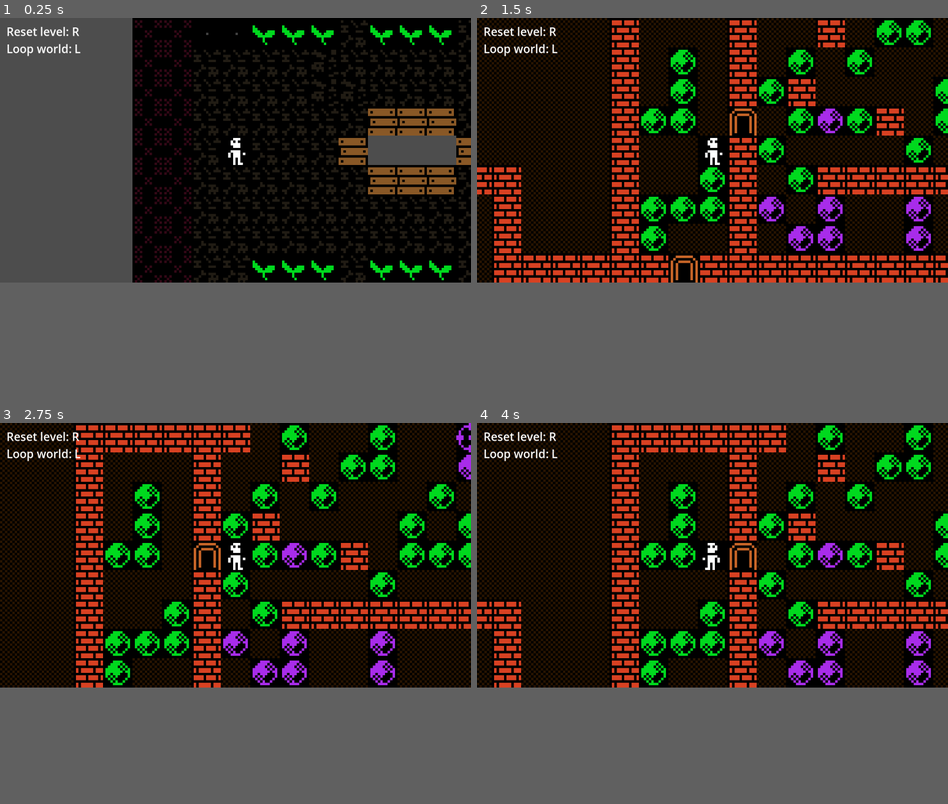
Above: before the commit, frames 1-4 (two rows, left to right).
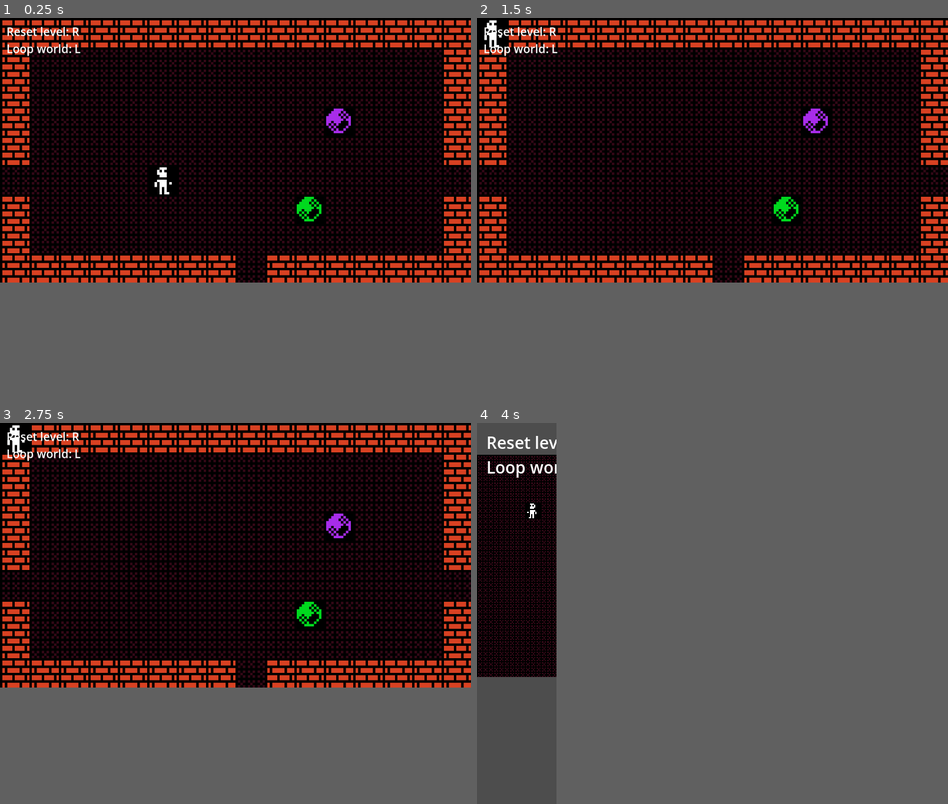
Above: after the commit, the same moments.

Repository: janhrastnik/gmtk2025
Game: Godot game, scene res://scenes/room_resolution_test.tscn
Two runs of this game, one before a commit and one after it. Both use one fixed random seed, a clock stepped at 60 frames per second and the inputs below. Before the commit the project starts from res://scenes/Lab_world.tscn.
Inputs:
- Up to frame 1 (0.25 s): no input
- Up to frame 2 (1.5 s): tap Enter at 0.5 s; hold D (right) 0.53-1.28 s; hold L (loop) 0.53-1.28 s; tap R (reset) at 1.25 s; hold S (down) from 1.28 s (still down); tap L (loop) at 1.35 s
- Up to frame 3 (2.75 s): tap R (reset) at 2 s; release S (down) at 2.03 s; hold D (right) from 2.03 s (still down); hold L (loop) from 2.03 s (still down)
- Up to frame 4 (4 s): tap R (reset) at 2.75 s; release D (right) at 2.78 s; release L (loop) at 2.78 s; hold W (up) 2.78-3.53 s; tap L (loop) at 2.85 s; hold A (left) from 3.53 s (still down); hold L (loop) from 3.53 s (still down)
In our replay, in frame 4 the window is 800x450 before the commit and 135x648 after it. These sizes can differ from the game's own. Grey fills any space a smaller window leaves; there, only what the larger window draws over its background counts as a difference.

The runs differ from the first frame. In frame 1, 42% of the frame differs, in the area x 0-100%, y 0-70%; in frame 2, 30%; in frame 3, 32%; in frame 4, 34%.

Commit message:
level_area now fetches the rocks that belong to it

Diff:
--- a/project.godot
+++ b/project.godot
@@ -11,7 +11,7 @@
 [application]
 
 config/name="gmtk2025"
-run/main_scene="uid://dg5qgpvblwkmw"
+run/main_scene="uid://cexi6aq2u2acm"
 config/features=PackedStringArray("4.4", "Forward Plus")
 config/icon="res://icon.svg"
 
@@ -66,6 +66,11 @@
 "events": [Object(InputEventKey,"resource_local_to_scene":false,"resource_name":"","device":-1,"window_id":0,"alt_press …(195 unchanged characters)…
 ]
 }
+camera_toggle={
+"deadzone": 0.2,
+"events": [Object(InputEventKey,"resource_local_to_scene":false,"resource_name":"","device":-1,"window_id":0,"alt_pressed":false,"shift_pressed":false,"ctrl_pressed":false,"meta_pressed":false,"pressed":false,"keycode":0,"physical_keycode":67,"key_label":0,"unicode":99,"location":0,"echo":false,"script":null)
+]
+}
 
 [rendering]
 
--- a/scenes/interactable/reset_rock.gd
+++ b/scenes/interactable/reset_rock.gd
@@ -1,7 +1,7 @@
 class_name ResetRock
 extends Rock
 
-@export var level_name: String = ""
+# @export var level_name: String = ""
 
 var starting_position: Vector2 = Vector2.ZERO
 
@@ -14,5 +14,4 @@
 	#GameData.loop_events.connect(reset_state)
 
 func reset_state(level = ""):
-	if level_name == level:
-		position = starting_position
+	position = starting_position
--- a/scenes/interactable/rock.gd
+++ b/scenes/interactable/rock.gd
@@ -25,11 +25,8 @@
 	object_detect_area.add_child(col_shape)
 	add_child(object_detect_area)
 
-	print("init call")
 
 func _ready() -> void:
-	print("ready call")
-
 	check_collisions()
 
 func _physics_process(delta: float) -> void:
@@ -42,7 +39,7 @@
 func check_collisions():
 	if GameData.world_tilemap:
 
-		var pl_coords = Vector2i(floor(position.x/12), floor(position.y/12))
+		var pl_coords = Vector2i(floor(global_position.x/12), floor(global_position.y/12))
 
 		var up = GameData.world_tilemap.get_cell_tile_data(pl_coords - Vector2i(0, 1))
 		var down = GameData.world_tilemap.get_cell_tile_data(pl_coords + Vector2i(0, 1))
@@ -74,21 +71,21 @@
 				can_move_right = true
 
 func move_rock(pl: Player):
-	if position == pl.position - Vector2(0, 12.0) and can_move_up and not object_up:
+	if global_position == pl.position - Vector2(0, 12.0) and can_move_up and not object_up:
 		# player is below rock
-		position -= Vector2(0, 12.0)
+		global_position -= Vector2(0, 12.0)
 		pl.position -= Vector2(0, 12.0)
 		$AudioStreamPlayer.play()
-	elif position == pl.position + Vector2(0, 12.0) and can_move_down and not object_down:
-		position += Vector2(0, 12.0)
+	elif global_position == pl.position + Vector2(0, 12.0) and can_move_down and not object_down:
+		global_position += Vector2(0, 12.0)
 		pl.position += Vector2(0, 12.0)
 		$AudioStreamPlayer.play()
-	elif position == pl.position - Vector2(12.0, 0) and can_move_left and not object_left:
-		position -= Vector2(12.0, 0)
+	elif global_position == pl.position - Vector2(12.0, 0) and can_move_left and not object_left:
+		global_position -= Vector2(12.0, 0)
 		pl.position -= Vector2(12.0, 0)
 		$AudioStreamPlayer.play()
-	elif position == pl.position + Vector2(12.0, 0) and can_move_right and not object_right:
-		position += Vector2(12.0, 0)
+	elif global_position == pl.position + Vector2(12.0, 0) and can_move_right and not object_right:
+		global_position += Vector2(12.0, 0)
 		pl.position += Vector2(12.0, 0)
 		$AudioStreamPlayer.play()
 
@@ -108,11 +105,11 @@
 
 		#print("found object")
 
-		if parent.position == position - Vector2(0, 12.0):
+		if parent.global_position == global_position - Vector2(0, 12.0):
 			object_up = parent
-		elif parent.position == position + Vector2(0, 12.0):
+		elif parent.global_position == global_position + Vector2(0, 12.0):
 			object_down = parent
-		elif parent.position == position - Vector2(12.0, 0):
+		elif parent.global_position == global_position - Vector2(12.0, 0):
 			object_left = parent
-		elif parent.position == position + Vector2(12.0, 0):
+		elif parent.global_position == global_position + Vector2(12.0, 0):
 			object_right = parent
--- a/scenes/level_area.gd
+++ b/scenes/level_area.gd
@@ -10,7 +10,8 @@
 
 @onready var collision_shape: CollisionShape2D = $CollisionShape2D
 
-var is_first_physics_frame = true
+var has_fetched_objects = false
+var should_fetch_objects = false
 
 # a list of references to objects
 var level_objects = []
@@ -21,7 +22,7 @@
 		collision_shape.position = level_shape.size/2
 
 func _physics_process(delta: float) -> void:
-	if is_first_physics_frame:
+	if should_fetch_objects:
 		find_level_objects()
 
 func _on_shape_changed():
@@ -29,17 +30,35 @@
 	collision_shape.shape = level_shape
 	collision_shape.position = level_shape.size/2
 
-
 func _on_area_entered(area: Area2D) -> void:
 	var parent = area.get_parent()
 	if parent is Player:
 		# print("emited")
+		parent.current_level = self
 		parent.set_starting_level_position(parent.position)
 		GameData.camera_move_events.emit(position, level_shape.size)
+
+		# we didn't really need to find objects til now
+		if not has_fetched_objects:
+			should_fetch_objects = true
 
 func find_level_objects():
 	# We find objects that belong to this level. We do this so that when the player
 	# hits reset in a level, we know which objects to reset
 	for area in get_overlapping_areas():
-		pass
-	pass
+		var parent = area.get_parent()
+
+		print("found overlapping area")
+		print(parent)
+
+		if parent is ResetRock:
+			level_objects.append(parent)
+
+	has_fetched_objects = true
+	should_fetch_objects = false
+
+func reset_level_objects():
+	for object in level_objects:
+		# a bit fucky because this is dynamic
+		# we don't exactly know what the object is and if it has reset_state() call
+		object.reset_state()
--- a/scenes/player/player.gd
+++ b/scenes/player/player.gd
@@ -11,8 +11,8 @@
 @export var remove_camera = false
 @onready var sound_module: SoundModule = $SoundModule
 
-
-var current_level = "gate_demo"
+# reference to the level_area the player is currently in
+var current_level: LevelArea = null
 
 # references to objects player can interact with
 var object_up = null
@@ -38,7 +38,6 @@
 	if remove_camera:
 		camera.enabled = false
 
-	GameData.reset_events.connect(reset_player)
 	GameData.loop_events.connect(loopback_player)
 
 func _physics_process(delta: float) -> void:
@@ -91,7 +90,7 @@
 
 func _input(event: InputEvent) -> void:
 	if event.is_action_pressed("reset"):
-		GameData.reset_events.emit(current_level)
+		reset_level()
 
 	if event.is_action_pressed("loop"):
 		GameData.loop_events.emit()
@@ -140,19 +139,23 @@
 	for area in object_detect_area.get_overlapping_areas():
 		var parent: Node2D = area.get_parent()
 
-		if parent.position == position - Vector2(0, 12.0):
+		if parent.global_position == global_position - Vector2(0, 12.0):
 			object_up = parent
-		elif parent.position == position + Vector2(0, 12.0):
+		elif parent.global_position == global_position + Vector2(0, 12.0):
 			object_down = parent
-		elif parent.position == position - Vector2(12.0, 0):
+		elif parent.global_position == global_position - Vector2(12.0, 0):
 			object_left = parent
-		elif parent.position == position + Vector2(12.0, 0):
+		elif parent.global_position == global_position + Vector2(12.0, 0):
 			object_right = parent
 
-func reset_player(level_name):
+func reset_level():
+	# we reset the player
 	position = starting_level_position
 	check_collisions()
 	check_for_objects()
+
+	# we reset the objects
+	current_level.reset_level_objects()
 
 func loopback_player():
 	position = starting_loop_position
--- a/scenes/room_resolution_test.tscn
+++ b/scenes/room_resolution_test.tscn
@@ -1,10 +1,12 @@
-[gd_scene load_steps=12 format=4 uid="uid://cexi6aq2u2acm"]
+[gd_scene load_steps=14 format=4 uid="uid://cexi6aq2u2acm"]
 
 [ext_resource type="Script" uid="uid://cxm3xuds688x4" path="res://scenes/room_resolution_test.gd" id="1_23qa2"]
 [ext_resource type="TileSet" uid="uid://cded1nikcxtrf" path="res://resources/urizen_tile_set.tres" id="1_y1h7x"]
 [ext_resource type="PackedScene" uid="uid://dc3m1hfr3sfhn" path="res://scenes/player/player.tscn" id="2_ufhsu"]
 [ext_resource type="PackedScene" uid="uid://covk6owdq7eqt" path="res://scenes/world_camera.tscn" id="3_ufhsu"]
+[ext_resource type="PackedScene" uid="uid://ycegeiop4h6x" path="res://scenes/interactable/loop_rock.tscn" id="5_cpv22"]
 [ext_resource type="PackedScene" uid="uid://cltg5violv57m" path="res://scenes/level_area.tscn" id="5_ncipp"]
+[ext_resource type="PackedScene" uid="uid://c5rrr35f37eov" path="res://scenes/interactable/reset_rock.tscn" id="6_qdn77"]
 
 [sub_resource type="RectangleShape2D" id="RectangleShape2D_ncipp"]
 size = Vector2(192, 108)
@@ -38,9 +40,18 @@
 [node name="Level 1" parent="." instance=ExtResource("5_ncipp")]
 level_shape = SubResource("RectangleShape2D_ncipp")
 
+[node name="Loop Rock" parent="Level 1" instance=ExtResource("5_cpv22")]
+position = Vector2(132, 36)
+
+[node name="Reset Rock" parent="Level 1" instance=ExtResource("6_qdn77")]
+position = Vector2(120, 72)
+
 [node name="Level 2" parent="." instance=ExtResource("5_ncipp")]
 position = Vector2(192, 0)
 level_shape = SubResource("RectangleShape2D_mexbq")
+
+[node name="Reset Rock" parent="Level 2" instance=ExtResource("6_qdn77")]
+position = Vector2(60, 48)
 
 [node name="Level 3" parent="." instance=ExtResource("5_ncipp")]
 position = Vector2(384, 0)
